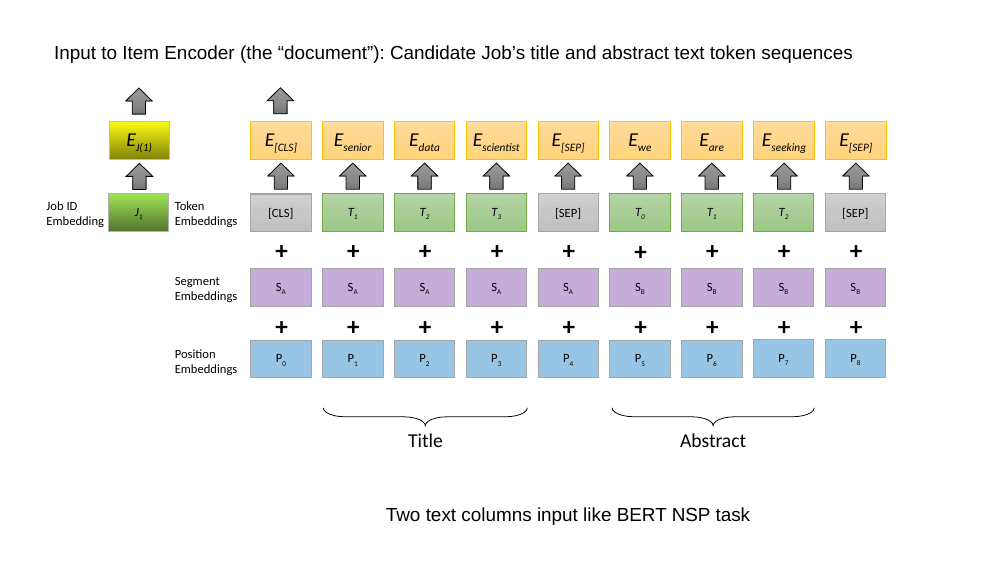
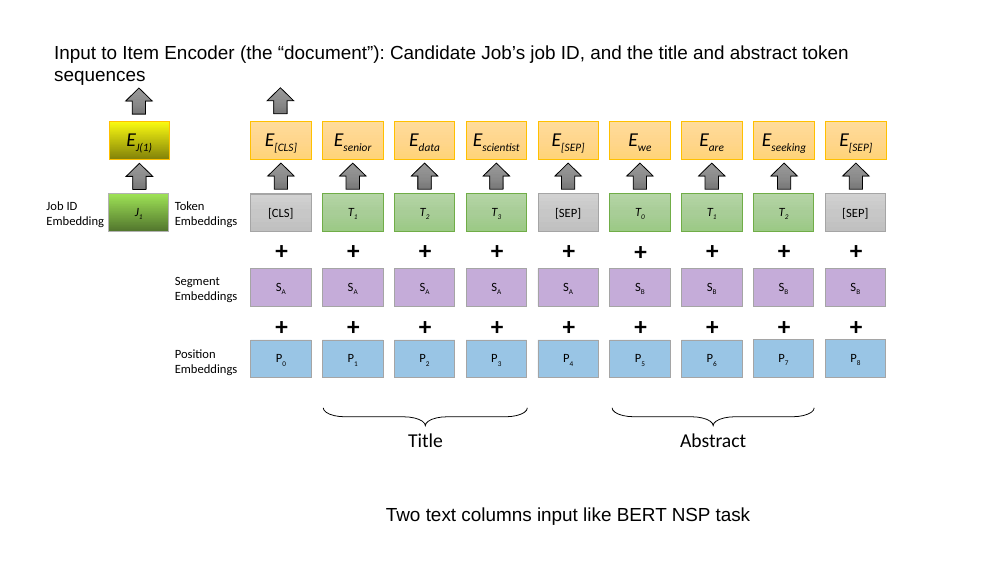
Before and after one commit to CyberPlayerOne/ip-dual-encoder-interest-network, a slide deck: slide 30 of slides/Presentation1.pptx. Drawn at 1008x567 pixels with LibreOffice and Linux fonts; fonts in the diff are those of the drawing. Boxes give left, top, right and bottom in pixels: in the first picture for what was removed or moved away, otherwise in the second. Text is boxed around its words. In the diff, an @@ line names an element or a change of style, - is before the commit and + after.

```diff
--- a/slides/Presentation1.pptx
+++ b/slides/Presentation1.pptx
@@ text at (54, 45, 848, 85): text changed @@
-Input to Item Encoder (the “document”): Candidate Job’s title and abstract text token sequences
+Input to Item Encoder (the “document”): Candidate Job’s job ID, and the title and abstract token sequences
```
Also in this commit, not shown: 14 other slides changed.
